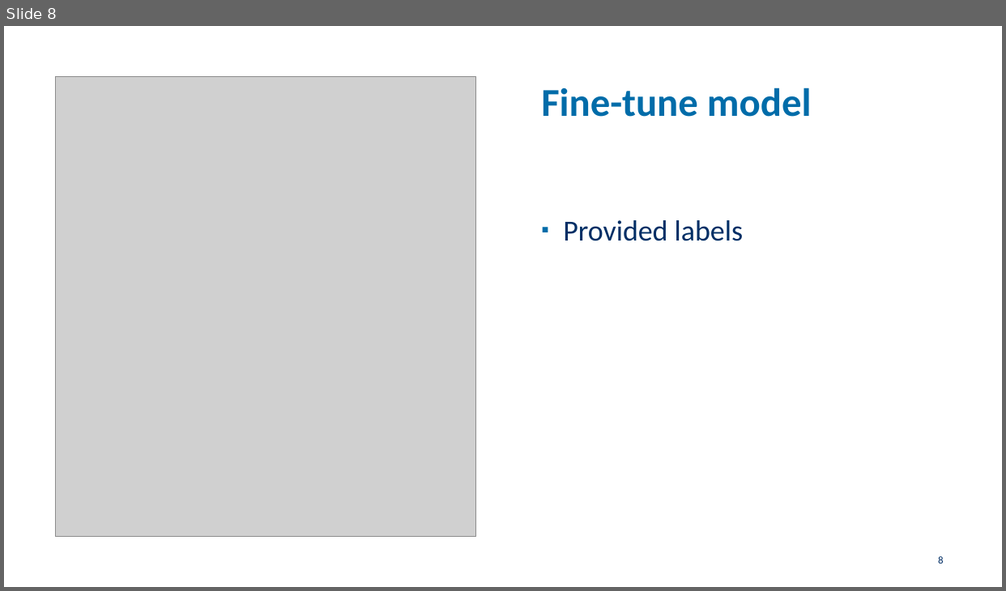
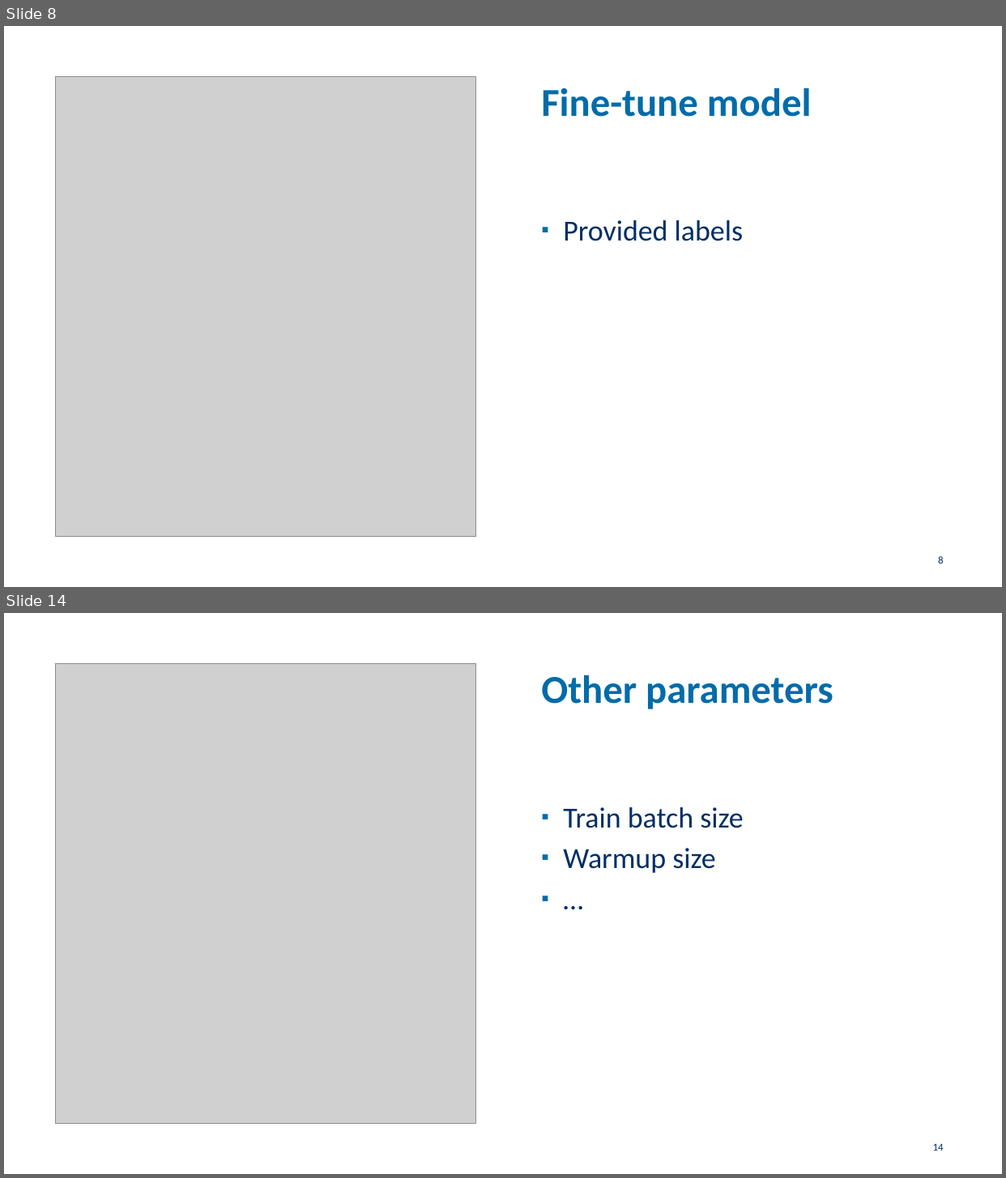
Before and after one commit to arnodeceuninck/neural-retrieval-bert, a slide deck: Information Retrieval.pptx. Shown one above the other, each under a label of ours: slide 8 before the commit, slides 8 and 14 after it; the slides between them are not shown. The pictures are 1006x591 and 1006x1178 pixels, drawn with LibreOffice and Linux fonts; fonts in the diff are those of the drawing; grey boxes stand for pictures; background and template pictures are left out. Boxes give left, top, right and bottom in pixels: in the first picture for what was removed or moved away, otherwise in the second. Text is boxed around its words. In the diff, an @@ line names an element or a change of style, - is before the commit and + after.

```diff
--- a/Information Retrieval.pptx
+++ b/Information Retrieval.pptx
@@ slide 14 added at bbox=[4, 613, 1002, 1174], background #FFFFFF @@
@@ picture added at bbox=[55, 664, 476, 1123] @@
@@ title added at bbox=[541, 675, 833, 709], 38 pt, text #006CA9, bold @@
+Other parameters
@@ text added at bbox=[563, 807, 744, 873], 28 pt, text #002E65 @@
+▪ Train batch size
+▪ Warmup size
+▪ …
@@ page number added at bbox=[933, 1144, 944, 1151], 10 pt, text #002E65 @@
+14
```
Also in this commit, not shown: 1 slide changed, 7 other slides added, 2 slides removed.
